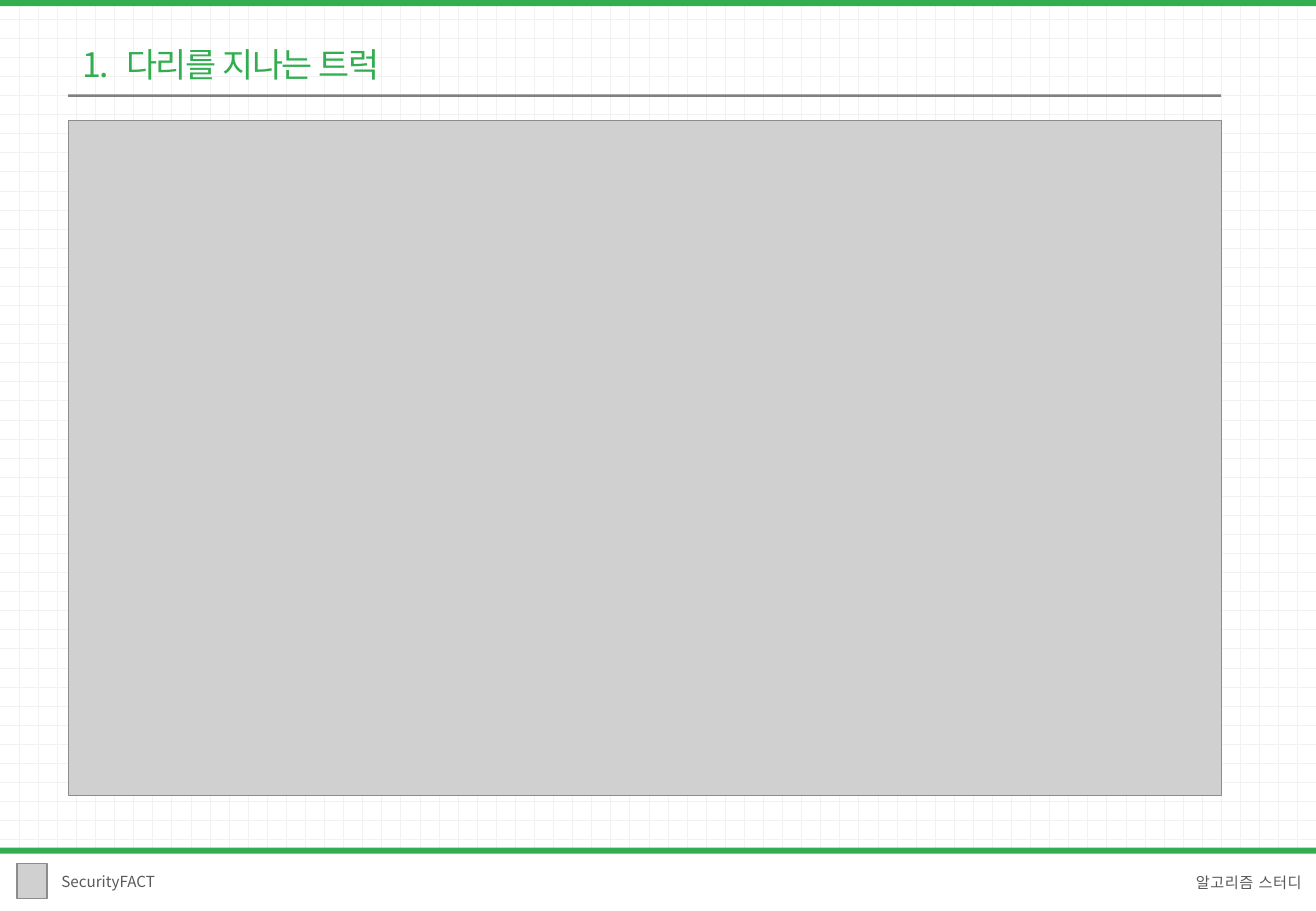
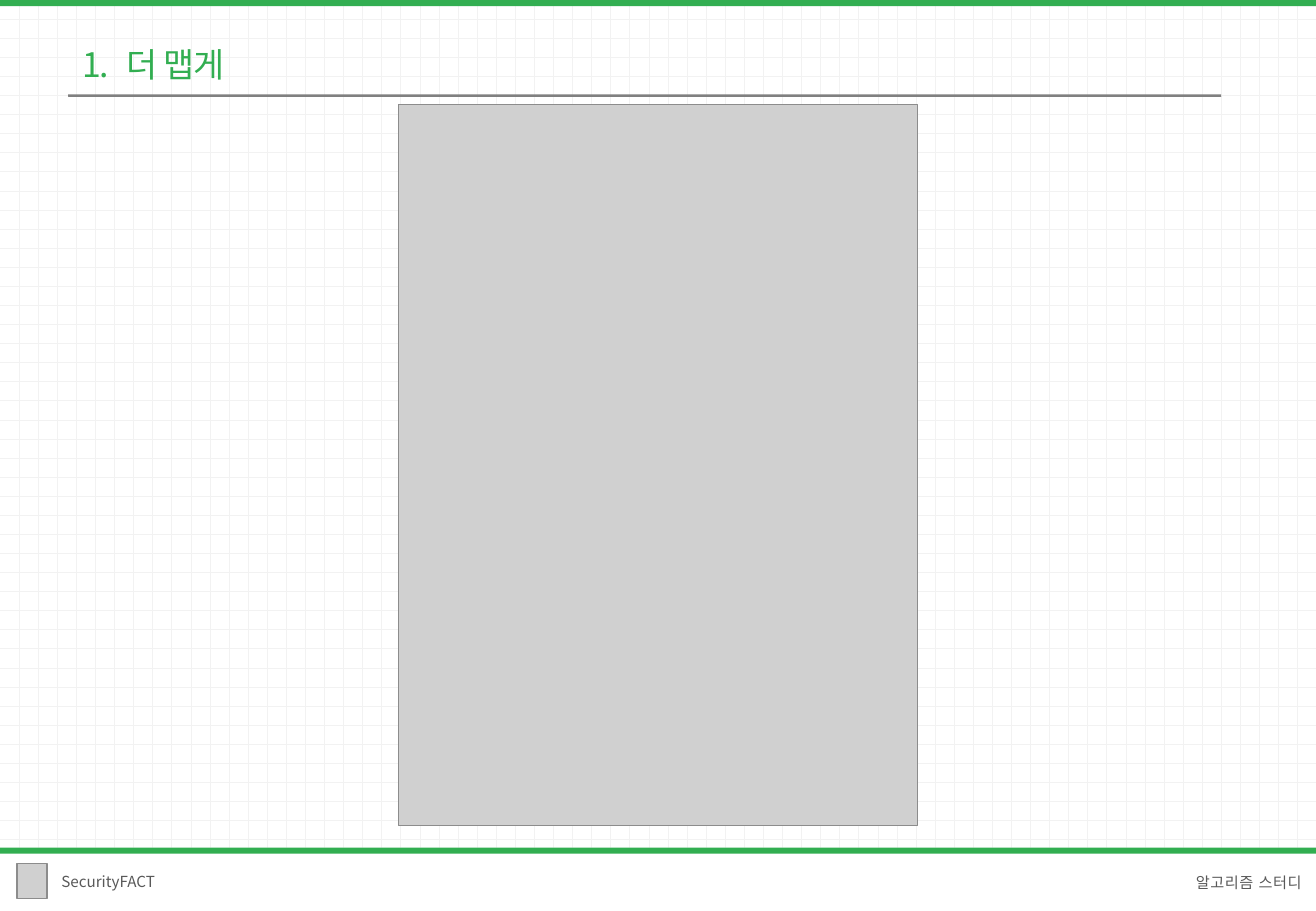
Before and after one commit to 1hk-star/Konkuk_SecurityFACT_Algorithm, a slide deck: slide 2 of 4주차/발표자료/코드 리뷰 자료/이희광/이희광.pptx. Drawn at 1316x911 pixels with LibreOffice and Linux fonts; fonts in the diff are those of the drawing; grey boxes stand for pictures. Boxes give left, top, right and bottom in pixels: in the first picture for what was removed or moved away, otherwise in the second. Text is boxed around its words. In the diff, an @@ line names an element or a change of style, - is before the commit and + after.

```diff
--- a/4주차/발표자료/코드 리뷰 자료/이희광/이희광.pptx
+++ b/4주차/발표자료/코드 리뷰 자료/이희광/이희광.pptx
@@ text at (x1=82, y1=49, x2=225, y2=80): text changed @@
-1. 다리를 지나는 트럭
+1. 더 맵게
@@ picture added at (x1=399, y1=105, x2=917, y2=826) @@
@@ picture removed at (x1=68, y1=120, x2=1221, y2=796) @@
```
Also in this commit, not shown: 5 other slides changed, 15 slides removed, 4 other files.
